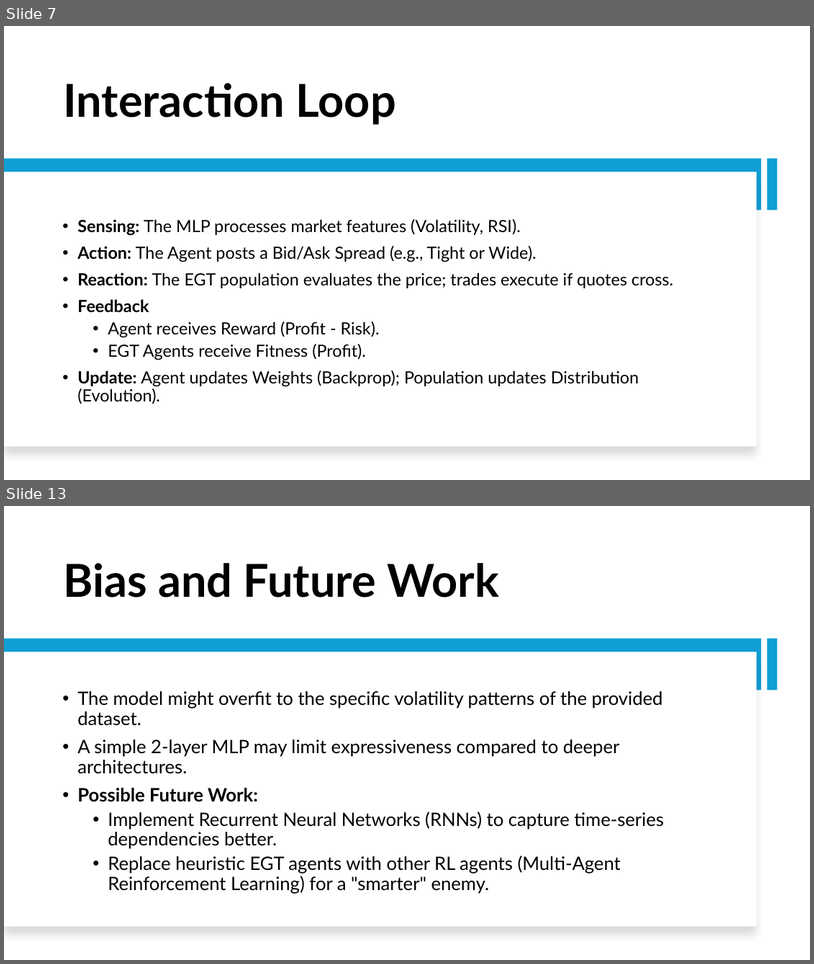
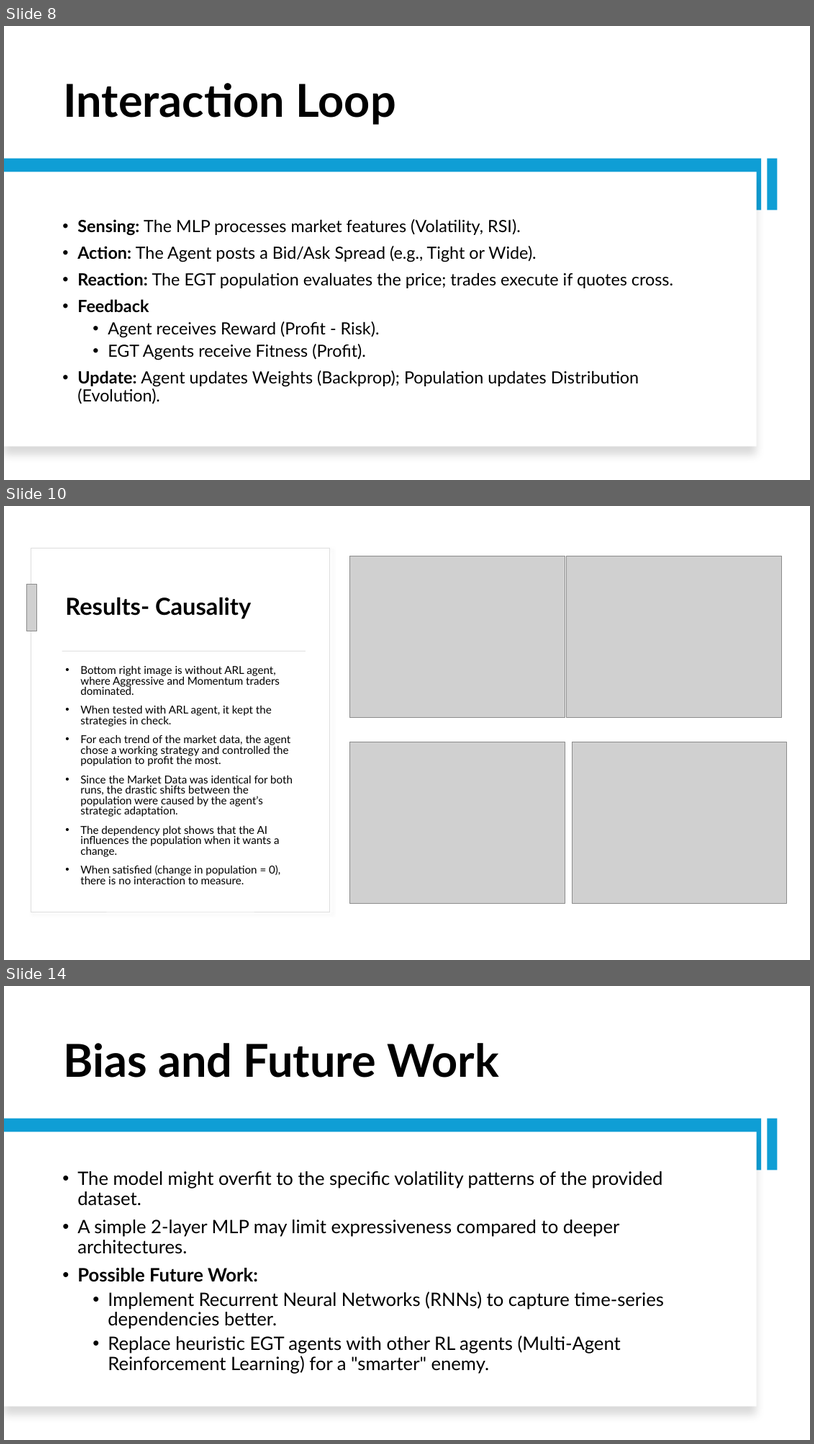
Before and after one commit to Srithwak/Coevolutionary_ARL_vs_EGT_agents_research, a slide deck: presentation.pptx. Shown one above the other, each under a label of ours: slides 7 and 13 before the commit, slides 8, 10 and 14 after it; the slides between them are not shown. The pictures are 814x964 and 814x1444 pixels, drawn with LibreOffice and Linux fonts; fonts in the diff are those of the drawing; grey boxes stand for pictures. Boxes give left, top, right and bottom in pixels: in the first picture for what was removed or moved away, otherwise in the second. Text is boxed around its words. In the diff, an @@ line names an element or a change of style, - is before the commit and + after.

```diff
--- a/presentation.pptx
+++ b/presentation.pptx
@@ slide 10 added at (x1=4, y1=506, x2=810, y2=960), background #FFFFFF @@
@@ rectangle added at (x1=31, y1=548, x2=330, y2=911), fill #FFFFFF, outline #DEDEDE 0.75 pt @@
@@ picture added at (x1=350, y1=556, x2=565, y2=717) @@
@@ picture added at (x1=567, y1=556, x2=782, y2=717) @@
@@ rectangle added at (x1=27, y1=584, x2=36, y2=631), fill #E97132 @@
@@ picture added at (x1=27, y1=584, x2=36, y2=631) @@
@@ title added at (x1=65, y1=597, x2=251, y2=619), 28 pt, text #000000, bold @@
+Results- Causality
@@ rectangle added at (x1=62, y1=651, x2=306, y2=651), fill #D5D5D5 @@
@@ text added at (x1=80, y1=665, x2=293, y2=884), 13 pt, text #000000 @@
+• Bottom right image is without ARL agent, where Aggressive and Momentum traders dominated.
+• When tested with ARL agent, it kept the strategies in check.
+• For each trend of the market data, the agent chose a working strategy and controlled the population to profit the most.
+• Since the Market Data was identical for both runs, the drastic shifts between the population were caused by the agent’s strategic adaptation.
+• The dependency plot shows that the AI influences the population when it wants a change.
+• When satisfied (change in population = 0), there is no interaction to measure.
@@ picture added at (x1=350, y1=742, x2=565, y2=903) @@
@@ picture added at (x1=572, y1=742, x2=787, y2=903) @@
@@ what was slide 7 is now slide 8 @@
@@ what was slide 13 is now slide 14 @@
```
Also in this commit, not shown: 7 slides changed, 2 other slides added, 2 slides removed, 15 other files.
